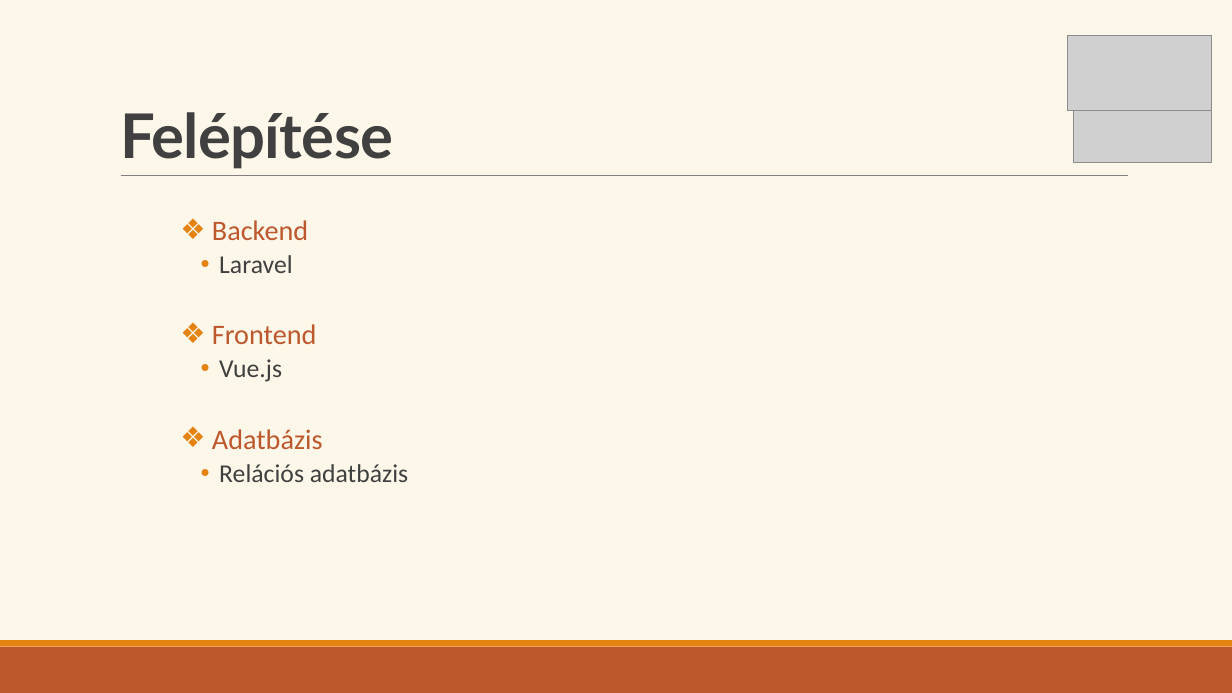
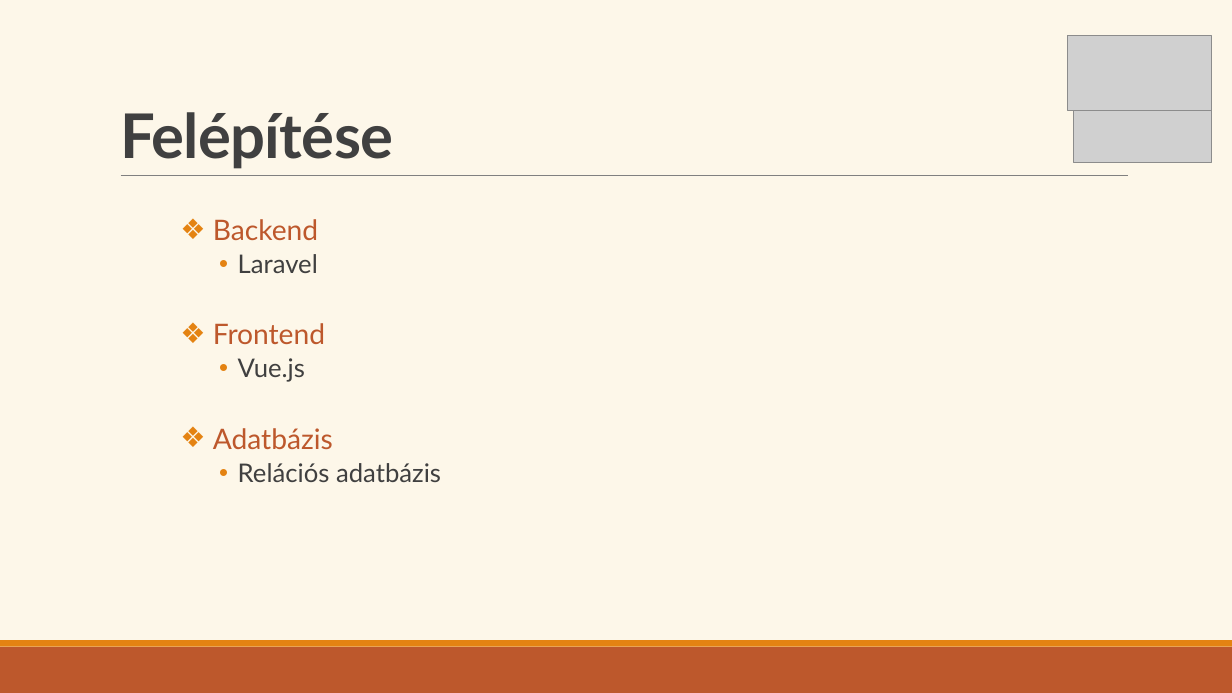
Before and after one commit to Ella50/13_S1_1_vizsgaremek, a slide deck: slide 4 of Dokumentációhoz/Prezentáció/eMenza_AtkariAriella_FarkasDominik.pptx (slide 6 before the commit). Drawn at 1232x693 pixels with LibreOffice and Linux fonts; fonts in the diff are those of the drawing; grey boxes stand for pictures. Boxes give left, top, right and bottom in pixels: in the first picture for what was removed or moved away, otherwise in the second. Text is boxed around its words. In the diff, an @@ line names an element or a change of style, - is before the commit and + after.

```diff
--- a/Dokumentációhoz/Prezentáció/eMenza_AtkariAriella_FarkasDominik.pptx
+++ b/Dokumentációhoz/Prezentáció/eMenza_AtkariAriella_FarkasDominik.pptx
@@ text "Backend" at [213, 219, 441, 482]: font Calibri to Lato; list level 2 to 3 in "Laravel"; list level 2 to 3 in "Vue.js"; list level 2 to 3 in "Relációs adatbázis" @@
```
Also in this commit, not shown: 10 other slides changed, 5 slides removed, 4 other files.
